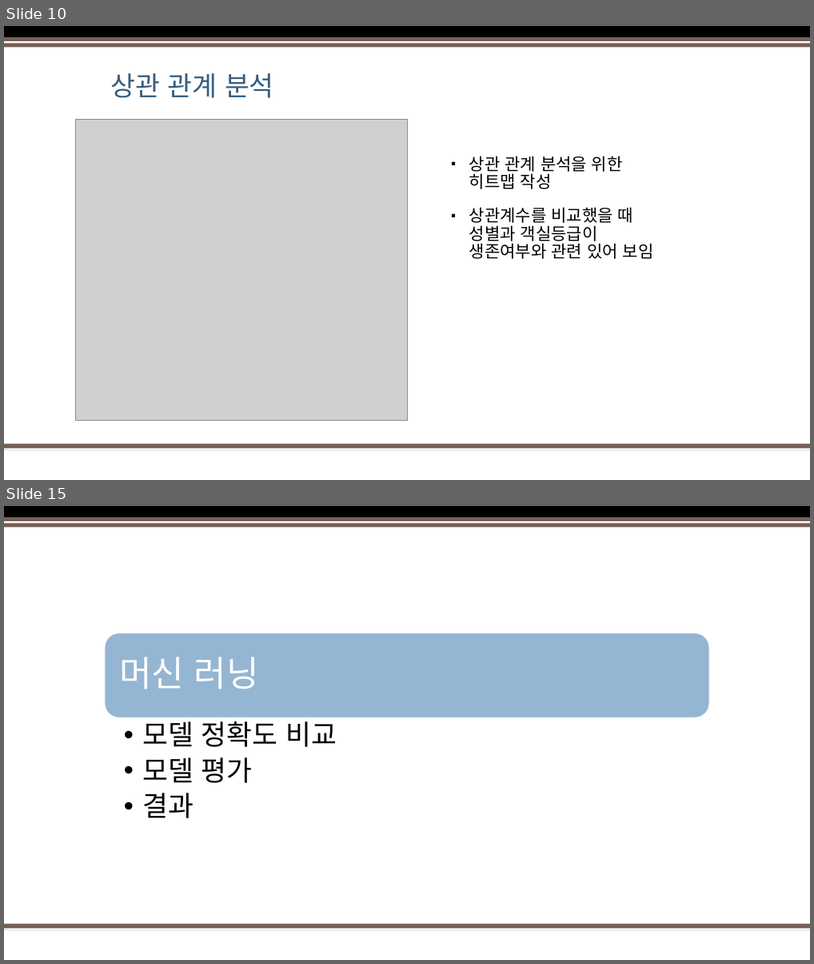
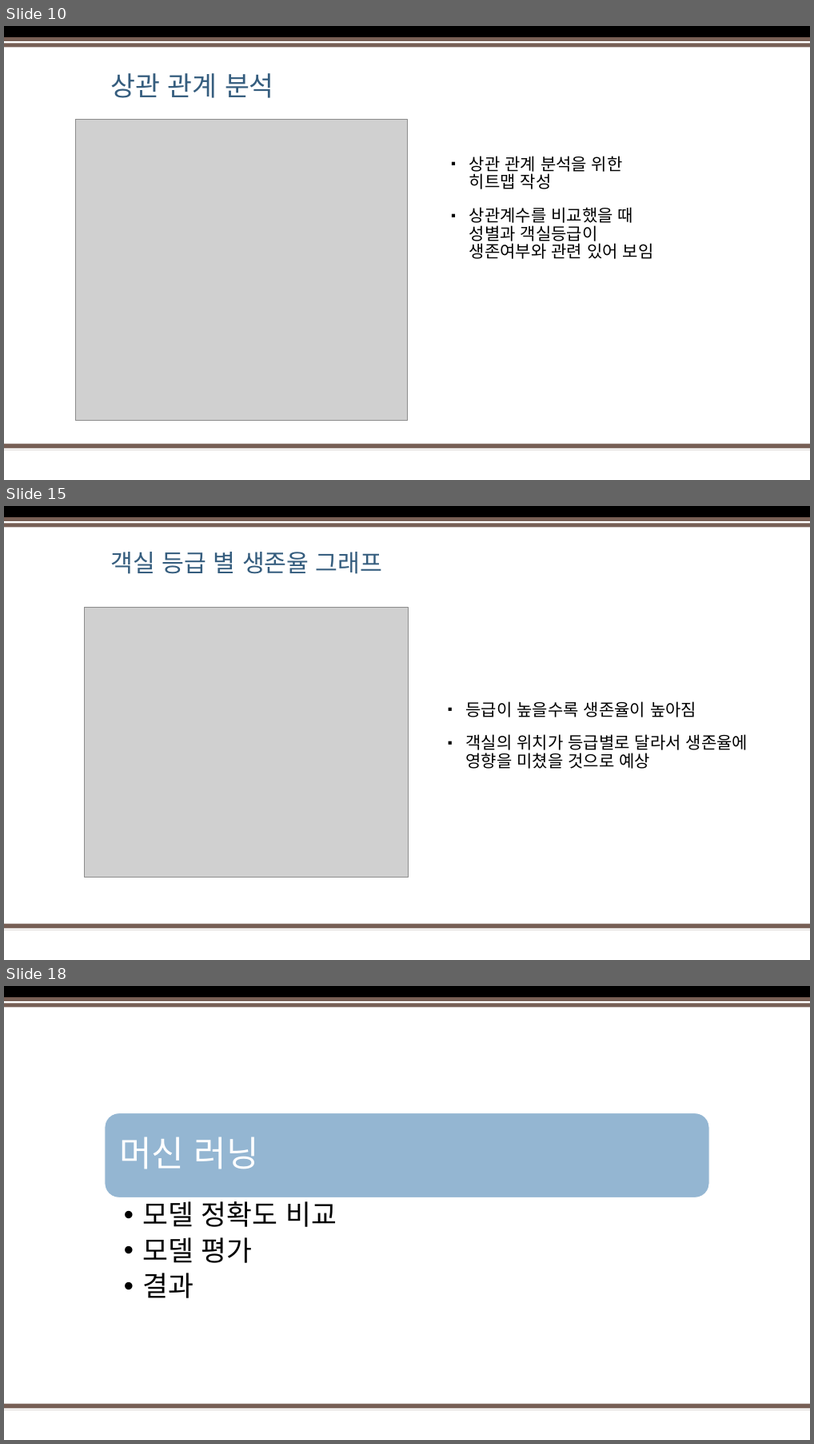
Before and after one commit to Jeong-Seongwon/portfolio, a slide deck: titanic/Portfolio.pptx. Shown one above the other, each under a label of ours: slides 10 and 15 before the commit, slides 10, 15 and 18 after it; the slides between them are not shown. The pictures are 814x964 and 814x1444 pixels, drawn with LibreOffice and Linux fonts; fonts in the diff are those of the drawing; grey boxes stand for pictures; background and template pictures are left out. Boxes give left, top, right and bottom in pixels: in the first picture for what was removed or moved away, otherwise in the second. Text is boxed around its words. In the diff, an @@ line names an element or a change of style, - is before the commit and + after.

```diff
--- a/titanic/Portfolio.pptx
+++ b/titanic/Portfolio.pptx
@@ slide 15 added at [4, 506, 810, 960], background #FFFFFF; not listed: 5 template elements that a slide beside it also shows @@
@@ title added at [110, 552, 382, 574], 28.8 pt, text #355D7E @@
+객실 등급 별 생존율 그래프
@@ picture added at [85, 607, 408, 877] @@
@@ text added at [466, 701, 748, 768], 20 pt, text #000000 @@
+▪ 등급이 높을수록 생존율이 높아짐
+▪ 객실의 위치가 등급별로 달라서 생존율에 영향을 미쳤을 것으로 예상
@@ what was slide 15 is now slide 18 @@
```
Also in this commit, not shown: 4 slides changed, 2 other slides added.
